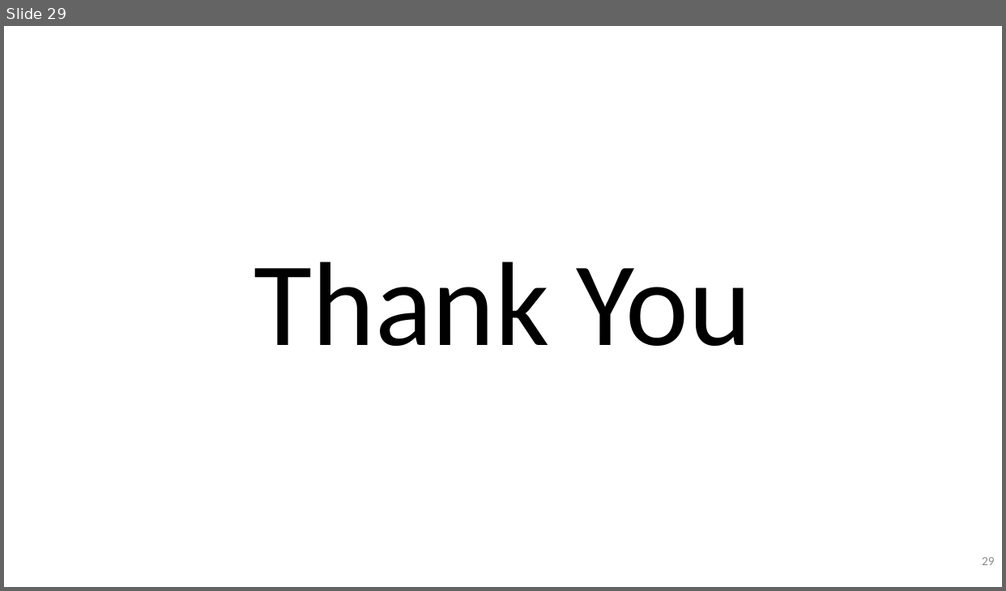
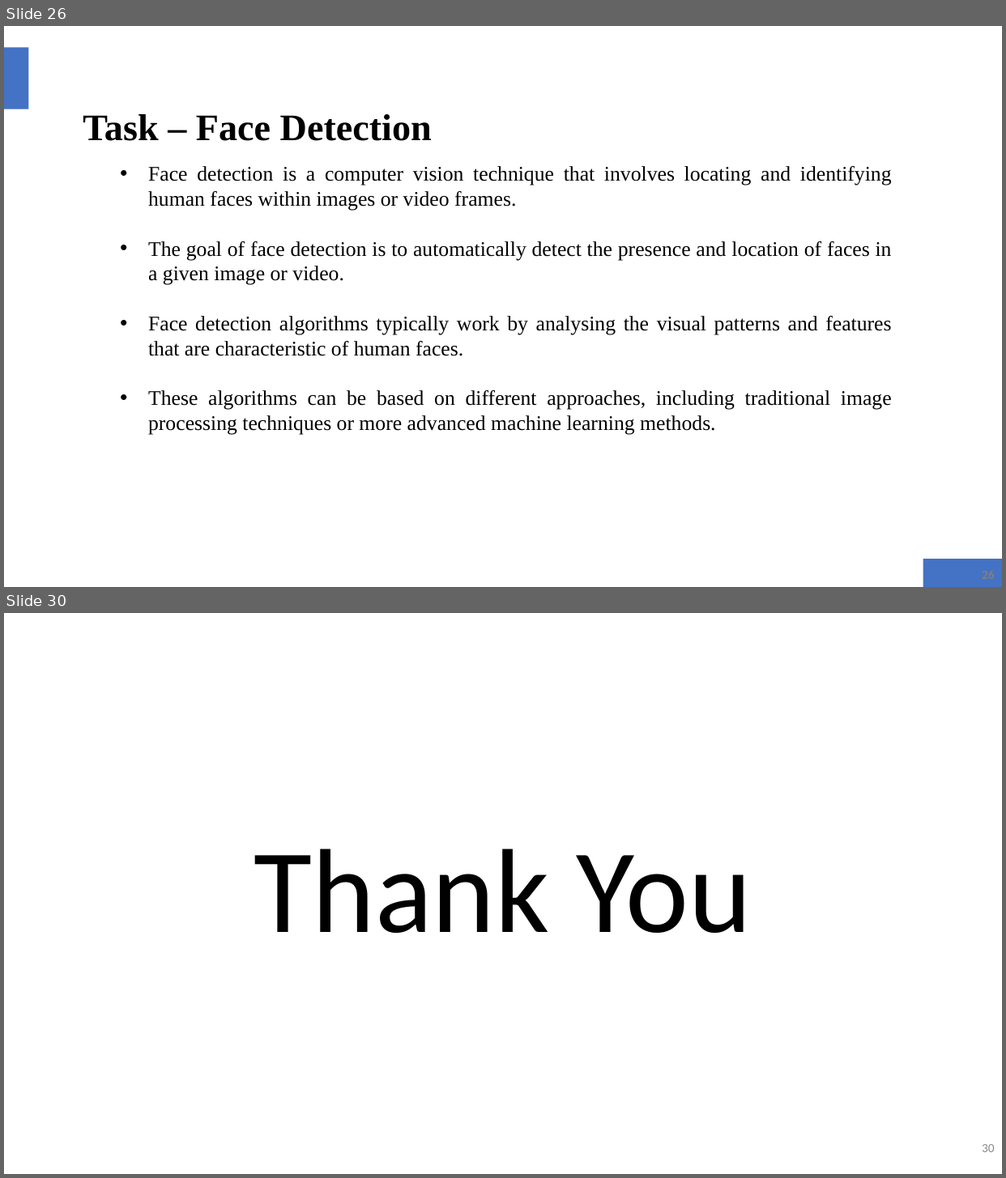
Before and after one commit to krishna-46/6thsem_Internship2023, a slide deck: Reports/SEE PPT's/Final ppt/KRISHNA.pptx. Shown one above the other, each under a label of ours: slide 29 before the commit, slides 26 and 30 after it; the slides between them are not shown. The pictures are 1006x591 and 1006x1178 pixels, drawn with LibreOffice and Linux fonts; fonts in the diff are those of the drawing. Boxes give left, top, right and bottom in pixels: in the first picture for what was removed or moved away, otherwise in the second. Text is boxed around its words. In the diff, an @@ line names an element or a change of style, - is before the commit and + after.

```diff
--- a/Reports/SEE PPT's/Final ppt/KRISHNA.pptx
+++ b/Reports/SEE PPT's/Final ppt/KRISHNA.pptx
@@ slide 26 added at (x1=4, y1=26, x2=1002, y2=587), background #FFFFFF; not listed: 2 template elements that a slide beside it also shows @@
@@ title added at (x1=83, y1=114, x2=432, y2=141), 36 pt, text #000000, bold @@
+Task – Face Detection
@@ text added at (x1=148, y1=166, x2=892, y2=435), 20 pt, text #000000 @@
+  • Face detection is a computer vision technique that involves locating and identifying human faces within images or video frames.
+  • The goal of face detection is to automatically detect the presence and location of faces in a given image or video.
+  • Face detection algorithms typically work by analysing the visual patterns and features that are characteristic of human faces.
+  • These algorithms can be based on different approaches, including traditional image processing techniques or more advanced machine learning methods.
@@ what was slide 29 is now slide 30 @@
@@ page number at (x1=982, y1=1144, x2=995, y2=1152): text changed @@
-29
+30
```
Also in this commit, not shown: 26 slides changed, 1 other slide added, 1 slide removed, 9 other files.
